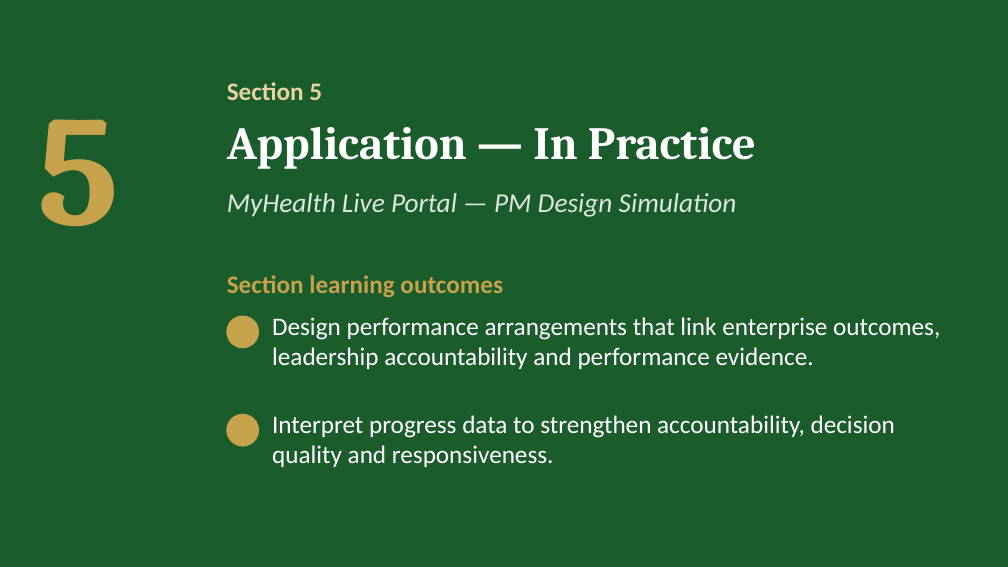
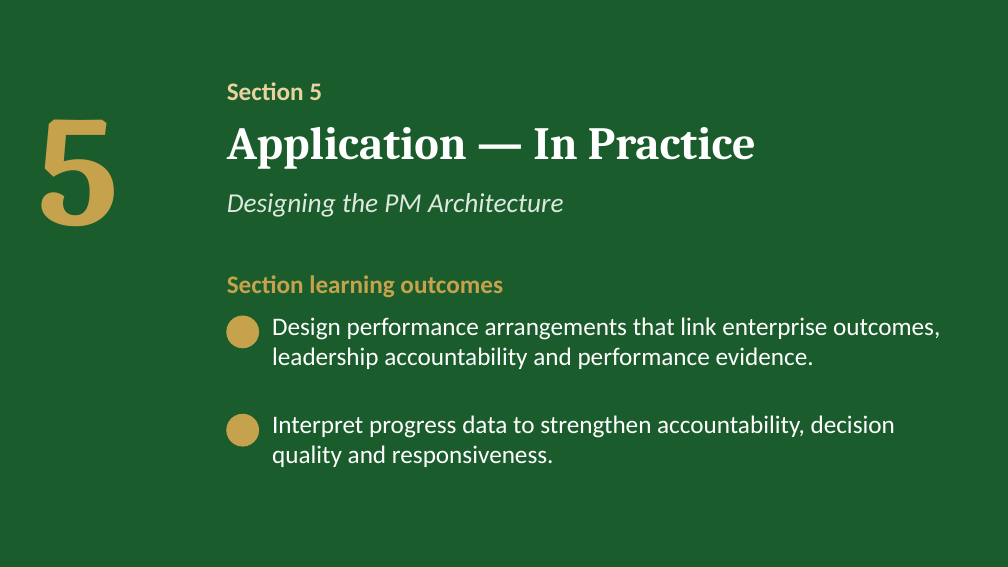
Before and after one commit to IBSL26/ibsl-platform, a slide deck: slide 23 of Unit decks/Unit 06 - Performance Management Setup.pptx (slide 24 before the commit). Drawn at 1008x567 pixels with LibreOffice and Linux fonts; fonts in the diff are those of the drawing; background and template pictures are left out. Boxes give left, top, right and bottom in pixels: in the first picture for what was removed or moved away, otherwise in the second. Text is boxed around its words. In the diff, an @@ line names an element or a change of style, - is before the commit and + after.

Commit message:
Unit 6 deck: Section 5 slides for the PM architecture

```diff
--- a/Unit decks/Unit 06 - Performance Management Setup.pptx
+++ b/Unit decks/Unit 06 - Performance Management Setup.pptx
@@ text at (227, 193, 564, 217): text changed @@
-MyHealth Live Portal — PM Design Simulation
+Designing the PM Architecture
```
Also in this commit, not shown: 9 other slides changed, 6 slides added, 6 slides removed, 1 other file.
